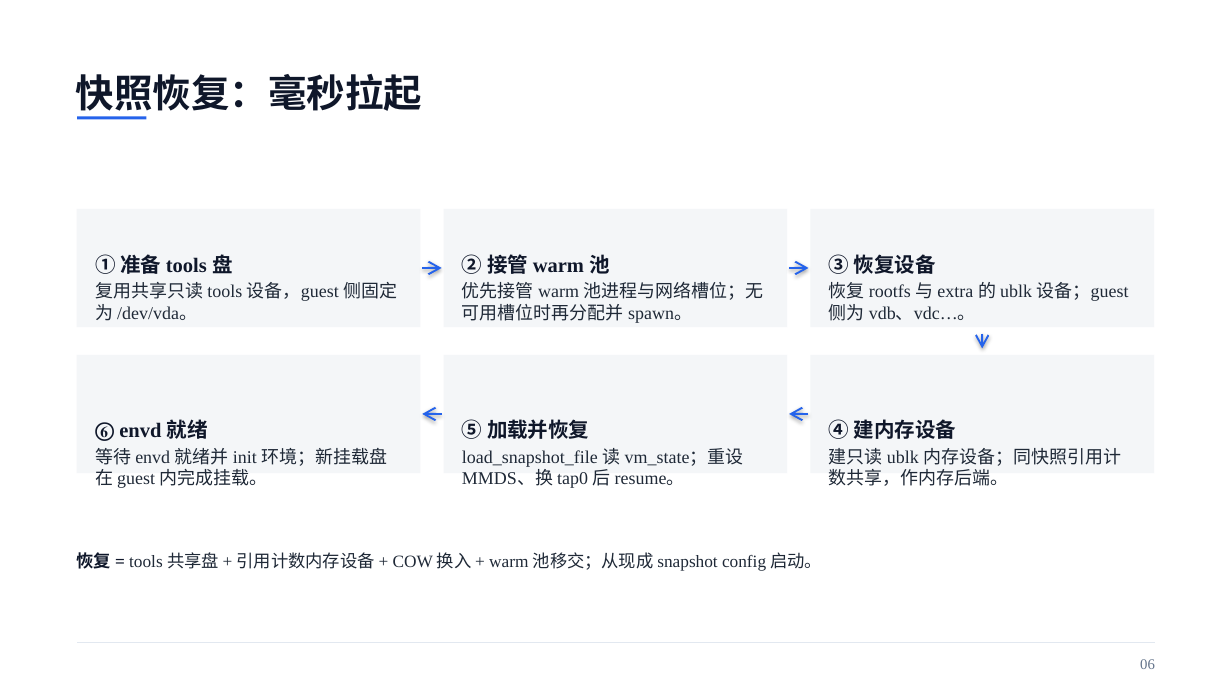
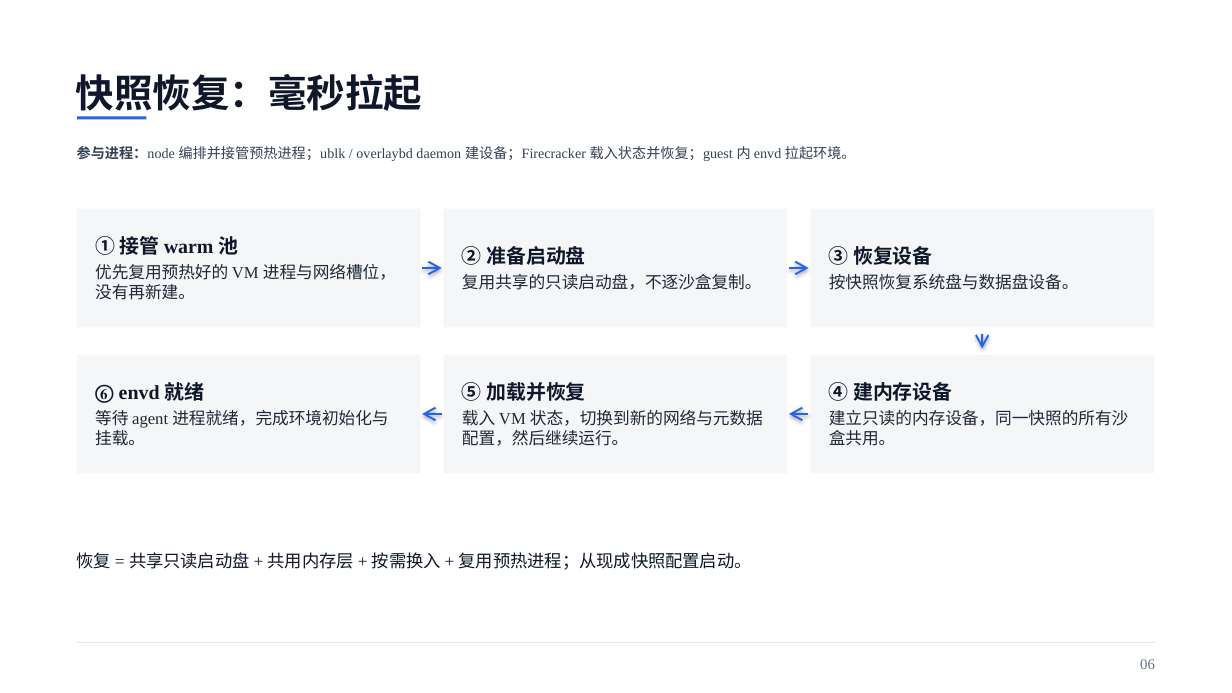
Before and after one commit to liushiqin-647/aenv, a slide deck: slide 6 of agentenv_20261102_polished.pptx. Drawn at 1232x693 pixels with LibreOffice and Linux fonts; fonts in the diff are those of the drawing. Boxes give left, top, right and bottom in pixels: in the first picture for what was removed or moved away, otherwise in the second. Text is boxed around its words. In the diff, an @@ line names an element or a change of style, - is before the commit and + after.

```diff
--- a/agentenv_20261102_polished.pptx
+++ b/agentenv_20261102_polished.pptx
@@ text added at box(77, 146, 856, 161), 11 pt, text #334155 @@
+参与进程：node 编排并接管预热进程；ublk / overlaybd daemon 建设备；Firecracker 载入状态并恢复；guest 内 envd 拉起环境。
@@ text at box(95, 236, 396, 300): text changed; size 14 to 13 pt @@
-① 准备 tools 盘
-复用共享只读 tools 设备，guest 侧固定为 /dev/vda。
+① 接管 warm 池
+优先复用预热好的 VM 进程与网络槽位，没有再新建。
@@ text at box(462, 246, 762, 290): text changed; size 14 to 13 pt @@
-② 接管 warm 池
-优先接管 warm 池进程与网络槽位；无可用槽位时再分配并 spawn。
+② 准备启动盘
+复用共享的只读启动盘，不逐沙盒复制。
@@ text at box(829, 246, 933, 265): size 16 to 15.5 pt in "③ 恢复设备" @@
@@ text at box(829, 274, 1079, 290): text changed; size 14 to 13 pt @@
-恢复 rootfs 与 extra 的 ublk 设备；guest 侧为 vdb、vdc…。
+按快照恢复系统盘与数据盘设备。
@@ text at box(95, 382, 205, 403): size 16 to 15.5 pt in "⑥ envd 就绪" @@
@@ text "⑥ envd 就绪": place and size @@
-text "⑥ envd 就绪" at box(95, 419, 387, 488)
+text "⑥ envd 就绪" at box(95, 382, 388, 446)
@@ text at box(462, 382, 585, 401): size 16 to 15.5 pt in "⑤ 加载并恢复" @@
@@ text "⑤ 加载并恢复": place and size @@
-text "⑤ 加载并恢复" at box(462, 419, 744, 488)
+text "⑤ 加载并恢复" at box(462, 382, 763, 446)
@@ text at box(829, 382, 952, 401): size 16 to 15.5 pt in "④ 建内存设备" @@
@@ text "④ 建内存设备": place and size @@
-text "④ 建内存设备" at box(829, 419, 1121, 486)
+text "④ 建内存设备" at box(829, 382, 1129, 446)
@@ text at box(95, 410, 388, 446): text changed; size 14 to 13 pt @@
-等待 envd 就绪并 init 环境；新挂载盘在 guest 内完成挂载。
+等待 agent 进程就绪，完成环境初始化与挂载。
@@ text at box(462, 410, 763, 446): text changed; size 14 to 13 pt @@
-load_snapshot_file 读 vm_state；重设 MMDS、换 tap0 后 resume。
+载入 VM 状态，切换到新的网络与元数据配置，然后继续运行。
@@ text at box(829, 410, 1129, 446): text changed; size 14 to 13 pt @@
-建只读 ublk 内存设备；同快照引用计数共享，作内存后端。
+建立只读的内存设备，同一快照的所有沙盒共用。
@@ text at box(77, 552, 752, 570): text changed; text colour #1F2937 to #0F172A @@
-恢复 = tools 共享盘 + 引用计数内存设备 + COW 换入 + warm 池移交；从现成 snapshot config 启动。
+恢复 = 共享只读启动盘 + 共用内存层 + 按需换入 + 复用预热进程；从现成快照配置启动。
```
Also in this commit, not shown: 13 other slides changed.
